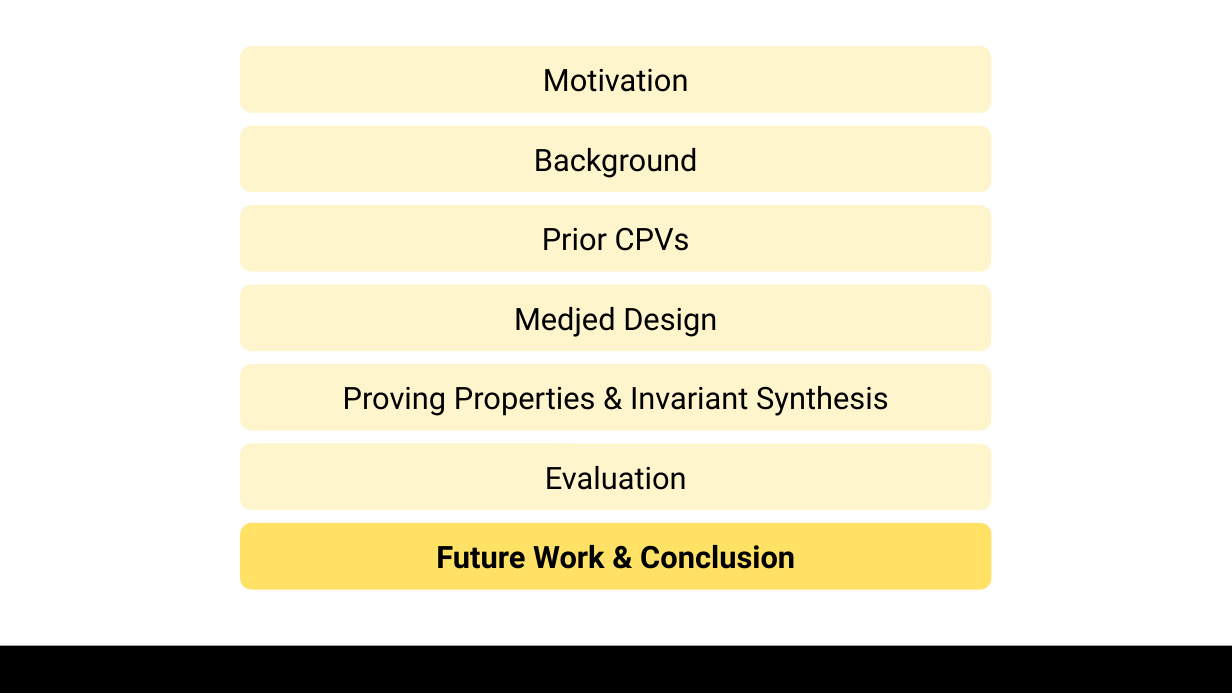
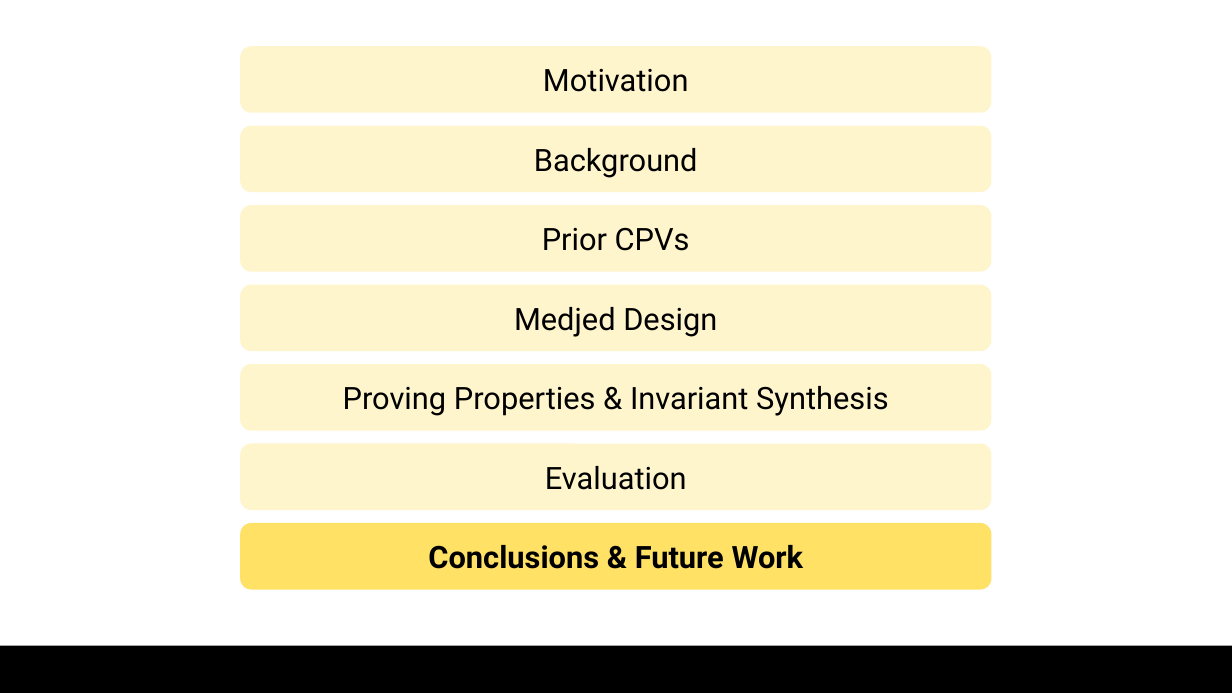
Before and after one commit to lorchrob/graduate_research_symposium, a slide deck: slide 31 of symposium_slides.pptx (slide 30 before the commit). Drawn at 1232x693 pixels with LibreOffice and Linux fonts; fonts in the diff are those of the drawing; background and template pictures are left out. Boxes give left, top, right and bottom in pixels: in the first picture for what was removed or moved away, otherwise in the second. Text is boxed around its words. In the diff, an @@ line names an element or a change of style, - is before the commit and + after.

```diff
--- a/symposium_slides.pptx
+++ b/symposium_slides.pptx
@@ text in rounded rectangle at (428, 545, 804, 569): text changed @@
-Future Work & Conclusion
+Conclusions & Future Work
```
Also in this commit, not shown: 6 other slides changed, 3 slides added, 3 slides removed.
